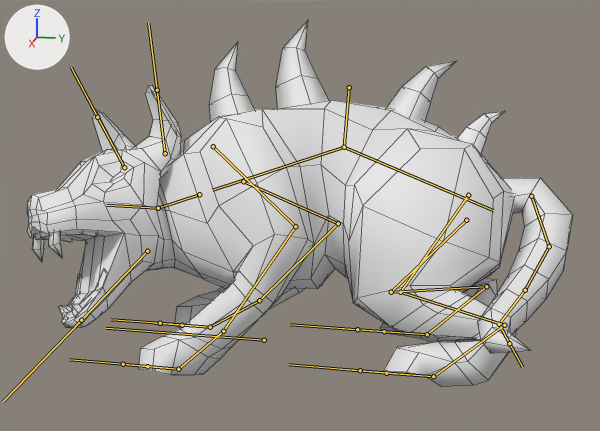
What one commit did to the FBX model Provinence3/Assets/Resources/models/units/demons/demon_dog_01/demon_dog_01.fbx.
One viewpoint serves both versions: a 50 mm lens placed at (2.048, 0.508, 0.865), pointed at (0.09, 0.117, 0.375). Lighting does not change. The marker at upper left points along +X, +Y and +Z. Both versions are drawn at frame 7 of the action 'death'; the numbers are the values there. The bones that bend it are drawn over the model as lines. Mesh edges are drawn as thin lines.
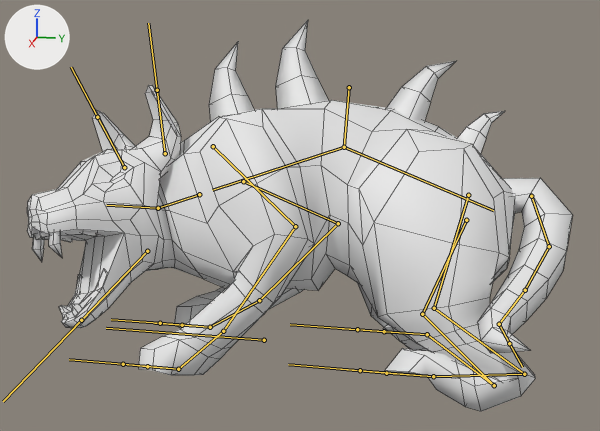
Pixel boxes [x1, y1, x2, y2] of what changed, in the pictures (600 x 431 px):
'mesh', posed (8% taller)
    before: [27, 85, 517, 387]
    after: [27, 85, 536, 411]
bone 'Bone.005_L', root to tip
    before: (468, 195) to (400, 292)
    after: (468, 195) to (434, 308)
bone 'Bone.005_L.001', root to tip
    before: (400, 292) to (504, 325)
    after: (434, 308) to (524, 374)
bone 'Bone.005_L.002', root to tip
    before: (504, 325) to (433, 376)
    after: (524, 374) to (433, 376)
bone 'Bone.005_R', root to tip
    before: (466, 220) to (391, 292)
    after: (466, 220) to (422, 314)
bone 'Bone.005_R.001', root to tip
    before: (391, 292) to (486, 286)
    after: (422, 314) to (494, 385)
bone 'Bone.005_R.002', root to tip
    before: (486, 286) to (427, 334)
    after: (494, 385) to (427, 334)

Diff of the bpy script that builds the scene:
```diff
--- a/Provinence3/Assets/Resources/models/units/demons/demon_dog_01/demon_dog_01.fbx.py
+++ b/Provinence3/Assets/Resources/models/units/demons/demon_dog_01/demon_dog_01.fbx.py
@@ bone_bone_005_l @@
 bone_bone_005_l = bpy.data.objects['Armature'].pose.bones['Bone.005_L']  # child of 'Bone.005'
-bone_bone_005_l.rotation_quaternion = (0.995, 0.086, 0.013, 0.057)  # degrees (10, 1, 7)
+bone_bone_005_l.rotation_quaternion = (0.969, 0.241, -0.001, 0.055)  # degrees (28, -2, 6)
@@ bone_bone_005_l_001 @@
 bone_bone_005_l_001 = bpy.data.objects['Armature'].pose.bones['Bone.005_L.001']  # child of 'Bone.005_L'
-bone_bone_005_l_001.rotation_quaternion = (0.905, 0.425, 0.029, 0.005)  # degrees (50, 3, 2)
+bone_bone_005_l_001.rotation_quaternion = (0.992, 0.122, 0.019, 0.013)  # degrees (14, 2, 2)
@@ bone_bone_005_l_002 @@
 bone_bone_005_l_002 = bpy.data.objects['Armature'].pose.bones['Bone.005_L.002']  # child of 'Bone.005_L.001'
-bone_bone_005_l_002.rotation_quaternion = (0.684, -0.728, 0.036, 0.025)  # degrees (-94, 5, -1)
+bone_bone_005_l_002.rotation_quaternion = (0.588, -0.809, 0.02, 0.017)  # degrees (-108, 3, -1)
@@ bone_bone_005_l_003 @@
 bone_bone_005_l_003 = bpy.data.objects['Armature'].pose.bones['Bone.005_L.003']  # child of 'Bone.005_L.002'
-bone_bone_005_l_003.rotation_quaternion = (0.88, -0.457, 0.125, 0.043)  # degrees (-55, 15, -2)
+bone_bone_005_l_003.rotation_quaternion = (0.718, -0.69, 0.096, -0.019)  # degrees (-88, 6, -9)
@@ bone_bone_005_r @@
 bone_bone_005_r = bpy.data.objects['Armature'].pose.bones['Bone.005_R']  # child of 'Bone.005'
-bone_bone_005_r.rotation_quaternion = (0.999, -0.001, -0.025, -0.026)  # degrees (0, -3, -3)
+bone_bone_005_r.rotation_quaternion = (0.983, 0.18, 0.001, -0.027)  # degrees (21, 1, -3)
@@ bone_bone_005_r_001 @@
 bone_bone_005_r_001 = bpy.data.objects['Armature'].pose.bones['Bone.005_R.001']  # child of 'Bone.005_R'
-bone_bone_005_r_001.rotation_quaternion = (0.748, 0.663, -0.029, 0.012)  # degrees (83, -3, -1)
+bone_bone_005_r_001.rotation_quaternion = (0.994, 0.108, -0.01, -0.007)  # degrees (12, -1, -1)
@@ bone_bone_005_r_002 @@
 bone_bone_005_r_002 = bpy.data.objects['Armature'].pose.bones['Bone.005_R.002']  # child of 'Bone.005_R.001'
-bone_bone_005_r_002.rotation_quaternion = (0.557, -0.829, -0.037, -0.022)  # degrees (-112, -4, 2)
+bone_bone_005_r_002.rotation_quaternion = (0.349, -0.937, -0.012, -0.009)  # degrees (-139, -1, 1)
@@ bone_bone_005_r_003 @@
 bone_bone_005_r_003 = bpy.data.objects['Armature'].pose.bones['Bone.005_R.003']  # child of 'Bone.005_R.002'
-bone_bone_005_r_003.rotation_quaternion = (0.901, -0.423, -0.062, -0.075)  # degrees (-50, -10, -5)
+bone_bone_005_r_003.rotation_quaternion = (0.443, -0.896, -0.03, -0.007)  # degrees (-127, -2, 3)
```
